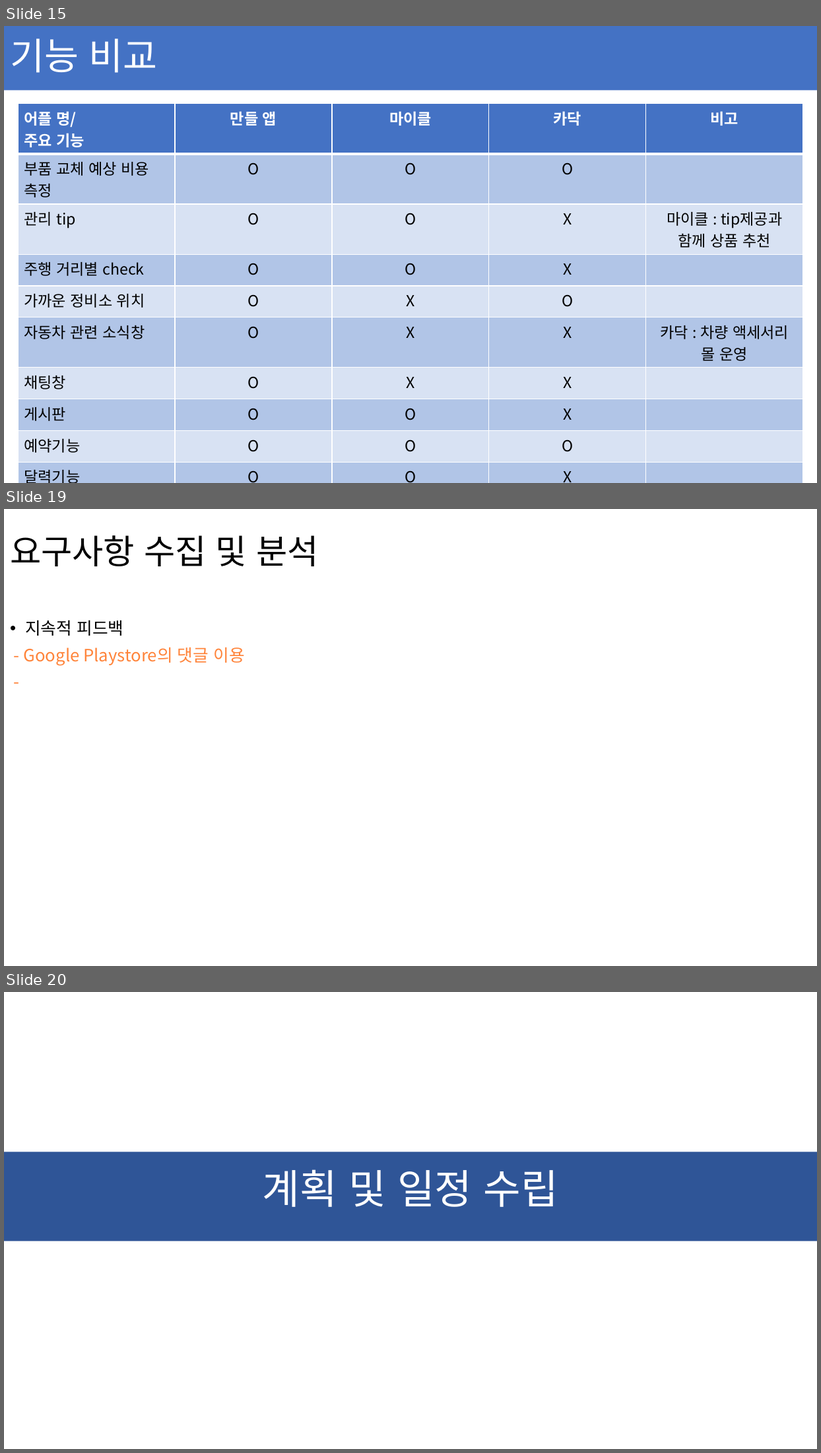
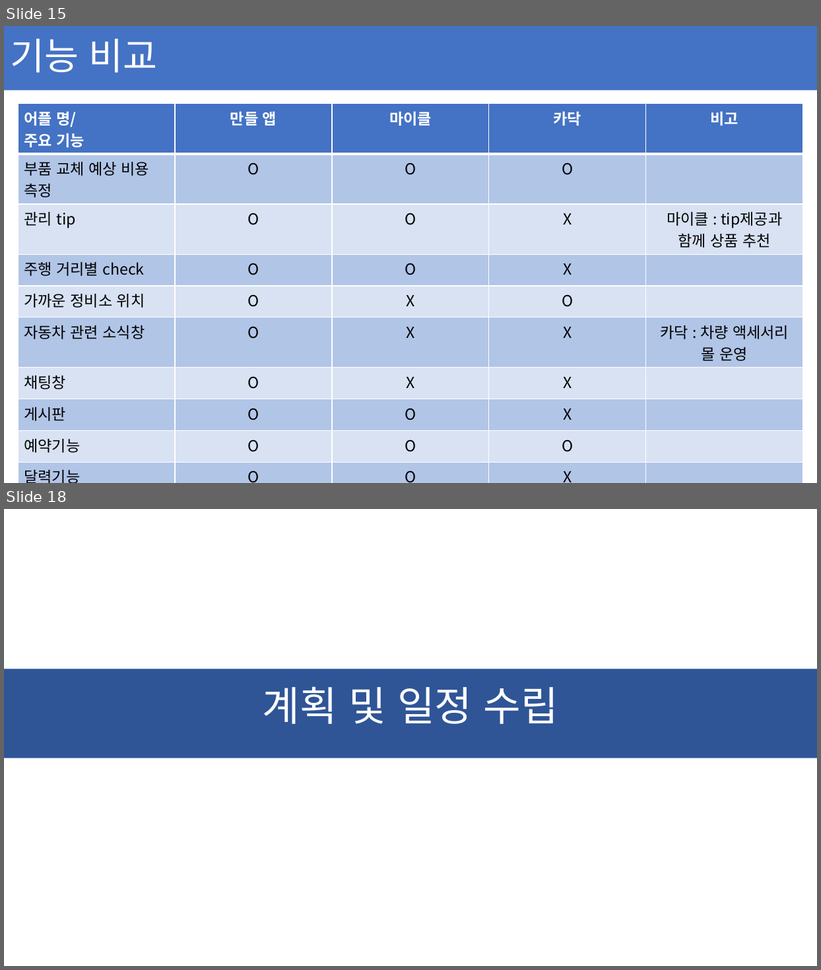
Before and after one commit to ChaeSung-Lee/DJ_InternShip, a slide deck: 2021_Summer/jp.hong/Project_BnC_jph.pptx. Shown one above the other, each under a label of ours: slides 15, 19 and 20 before the commit, slides 15 and 18 after it; the slides between them are not shown. The pictures are 821x1453 and 821x970 pixels, drawn with LibreOffice and Linux fonts; fonts in the diff are those of the drawing. Boxes give left, top, right and bottom in pixels: in the first picture for what was removed or moved away, otherwise in the second. Text is boxed around its words. In the diff, an @@ line names an element or a change of style, - is before the commit and + after.

```diff
--- a/2021_Summer/jp.hong/Project_BnC_jph.pptx
+++ b/2021_Summer/jp.hong/Project_BnC_jph.pptx
@@ slide 19 removed at (4,509,817,966), background #FFFFFF @@
@@ title removed at (4,509,742,597) @@
-요구사항 수집 및 분석
@@ text removed at (24,620,244,666) @@
-• 지속적 피드백
-- Google Playstore의 댓글 이용
--
@@ what was slide 20 is now slide 18 @@
```
Also in this commit, not shown: 2 slides changed, 1 other slide removed.
